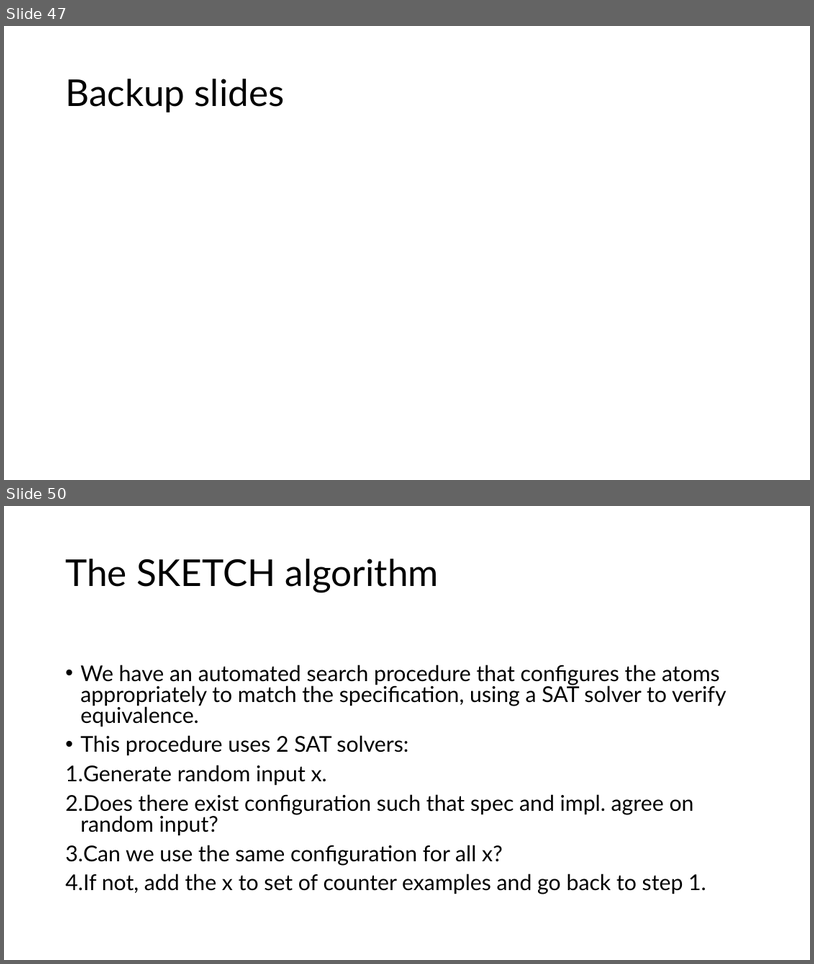
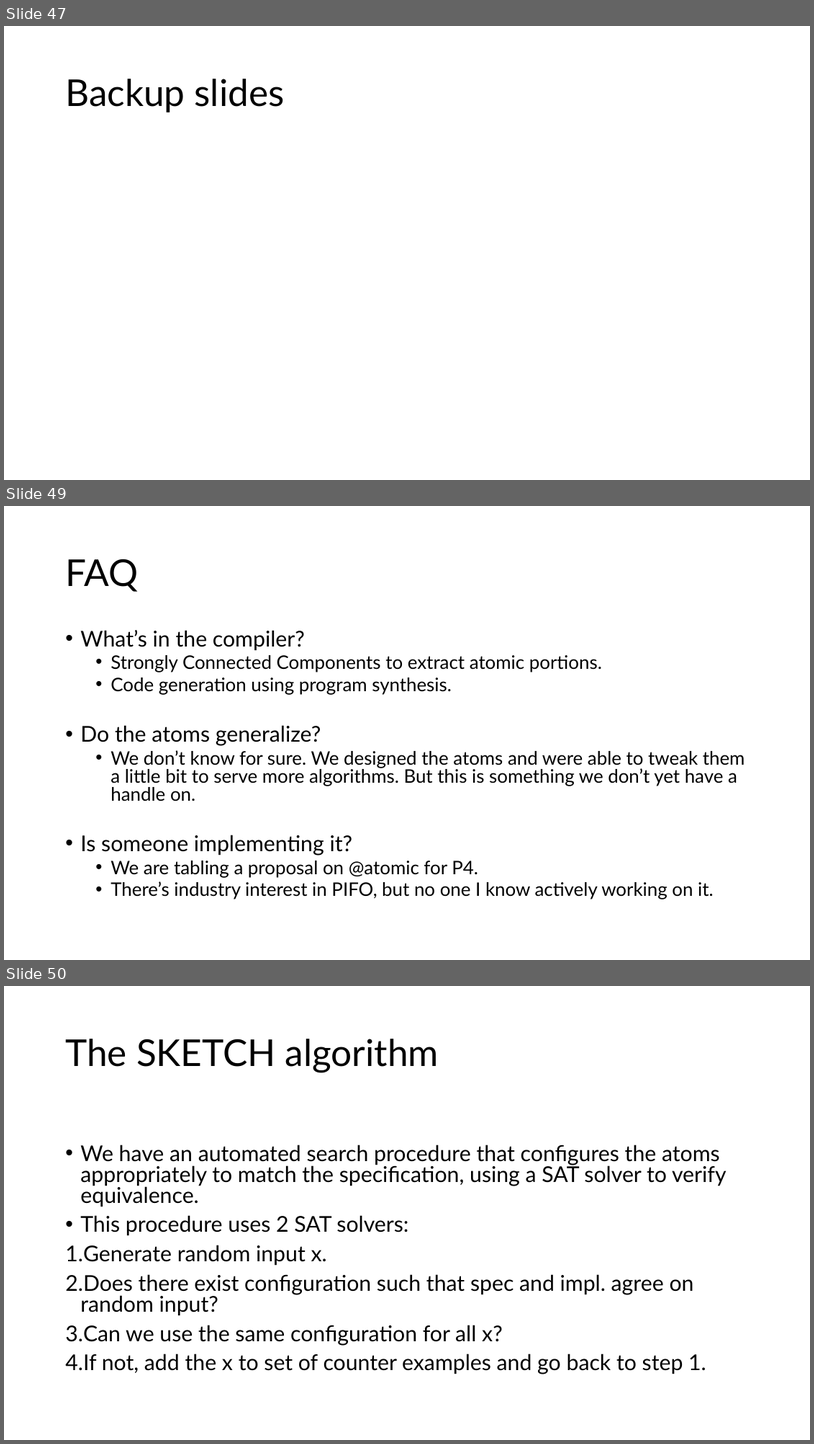
Before and after one commit to anirudhSK/pifo-domino-marple-ppts, a slide deck: combined_domino_pifo.pptx. Shown one above the other, each under a label of ours: slides 47 and 50 before the commit, slides 47, 49 and 50 after it; the slides between them are not shown. The pictures are 814x964 and 814x1444 pixels, drawn with LibreOffice and Linux fonts; fonts in the diff are those of the drawing. Boxes give left, top, right and bottom in pixels: in the first picture for what was removed or moved away, otherwise in the second. Text is boxed around its words. In the diff, an @@ line names an element or a change of style, - is before the commit and + after.

```diff
--- a/combined_domino_pifo.pptx
+++ b/combined_domino_pifo.pptx
@@ slide 49 added at box(4, 506, 810, 960), background #FFFFFF @@
@@ title added at box(65, 559, 138, 592), 44 pt, text #000000 @@
+FAQ
@@ text added at box(80, 630, 746, 899), 22.2 pt, text #000000 @@
+• What’s in the compiler?
+  • Strongly Connected Components to extract atomic portions.
+  • Code generation using program synthesis.
+• Do the atoms generalize?
+  • We don’t know for sure. We designed the atoms and were able to tweak them a little bit to serve more algorithms. But this is something we don’t yet have a handle on.
+• Is someone implementing it?
+  • We are tabling a proposal on @atomic for P4.
+  • There’s industry interest in PIFO, but no one I know actively working on it.
```
Also in this commit, not shown: 3 other slides added, 14 slides removed.
